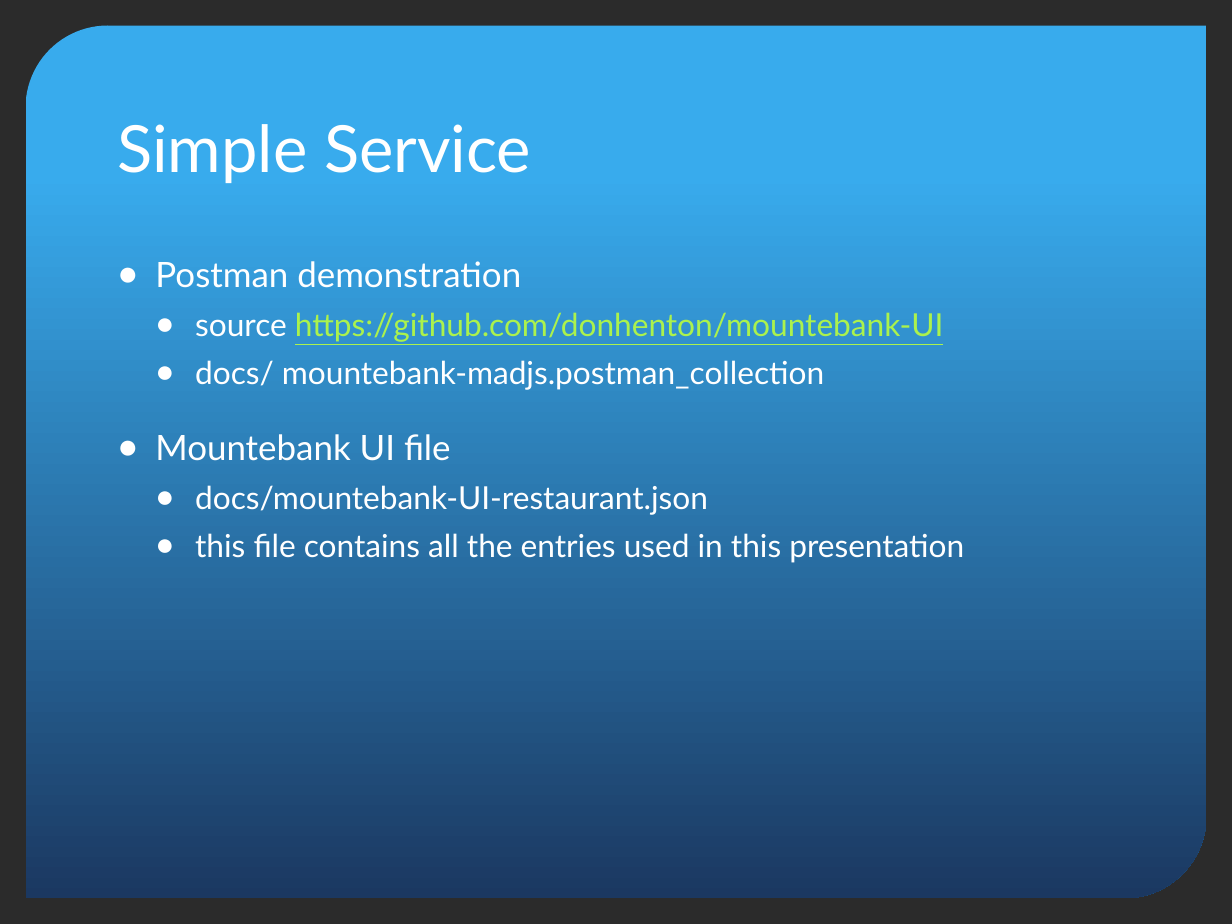
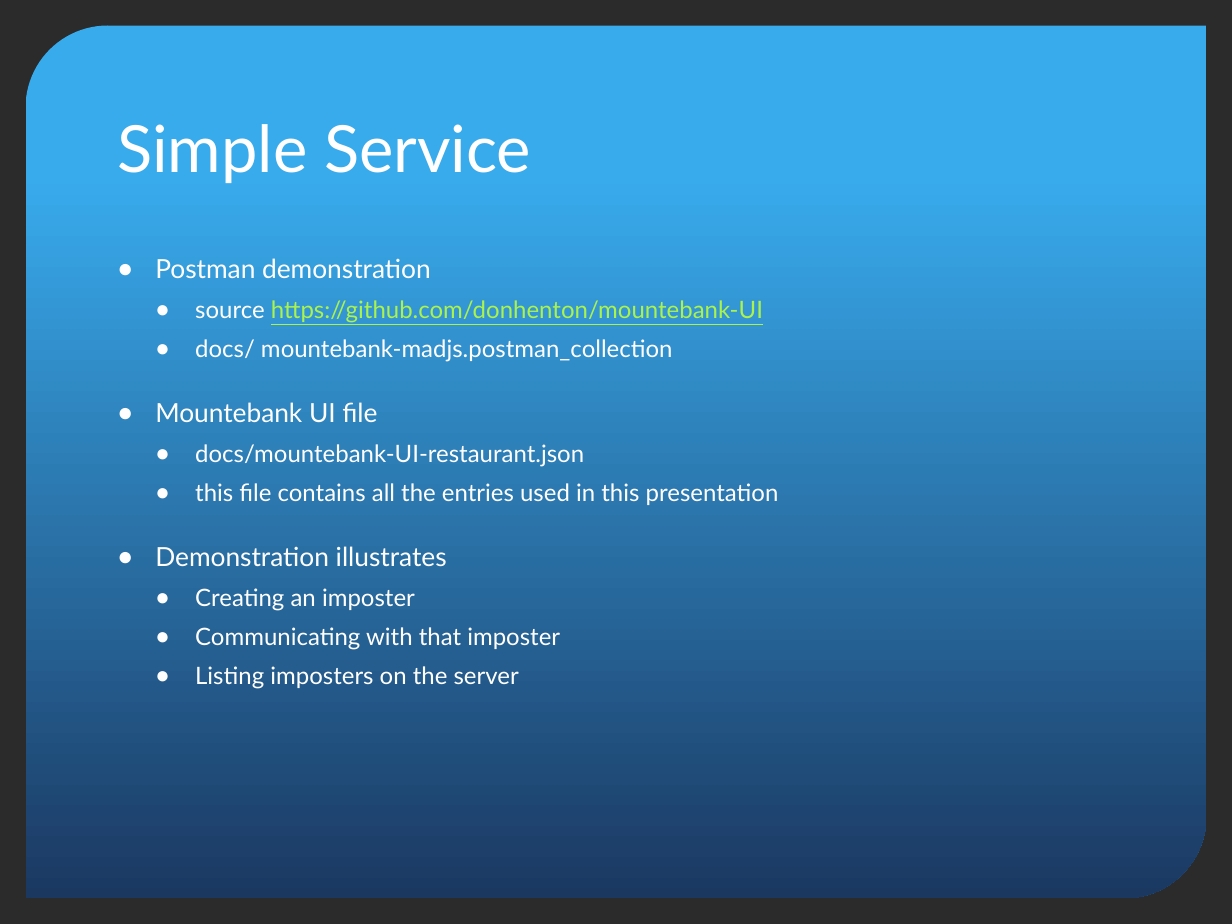
Before and after one commit to donhenton/mountebank-UI, a slide deck: slide 12 of docs/madjs/MADJS-Mountebank.pptx (slide 11 before the commit). Drawn at 1232x924 pixels with LibreOffice and Linux fonts; fonts in the diff are those of the drawing; background and template pictures are left out; a plain dark background stands for a picture behind light text. Boxes give left, top, right and bottom in pixels: in the first picture for what was removed or moved away, otherwise in the second. Text is boxed around its words. In the diff, an @@ line names an element or a change of style, - is before the commit and + after.

Commit message:
updating ppt presentation 2

```diff
--- a/docs/madjs/MADJS-Mountebank.pptx
+++ b/docs/madjs/MADJS-Mountebank.pptx
@@ text at <box>155,258,779,505</box>: size 20.4 to 15.4 pt in "Postman demonstration", "Mountebank UI file"; size 18.5 to 14 pt in "source https://github.com/donhenton/mountebank-UI", "docs/ mountebank-madjs.postman_collection", "docs/mountebank-UI-restaurant.json", "this file contains all the entries used ..." @@
@@ text at <box>155,546,560,689</box>: paragraphs added @@
+● Demonstration illustrates
+  ● Creating an imposter
+  ● Communicating with that imposter
+  ● Listing imposters on the server
```
Also in this commit, not shown: 3 other slides changed, 5 slides added, 1 other file.
